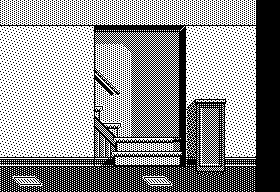
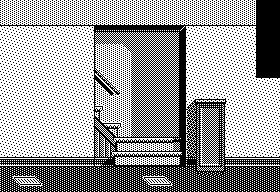
Revision of a layered 280×192 image; what changed, layer by layer:
painted on "background1.png" over (x1=256, y1=78, x2=280, y2=192)
